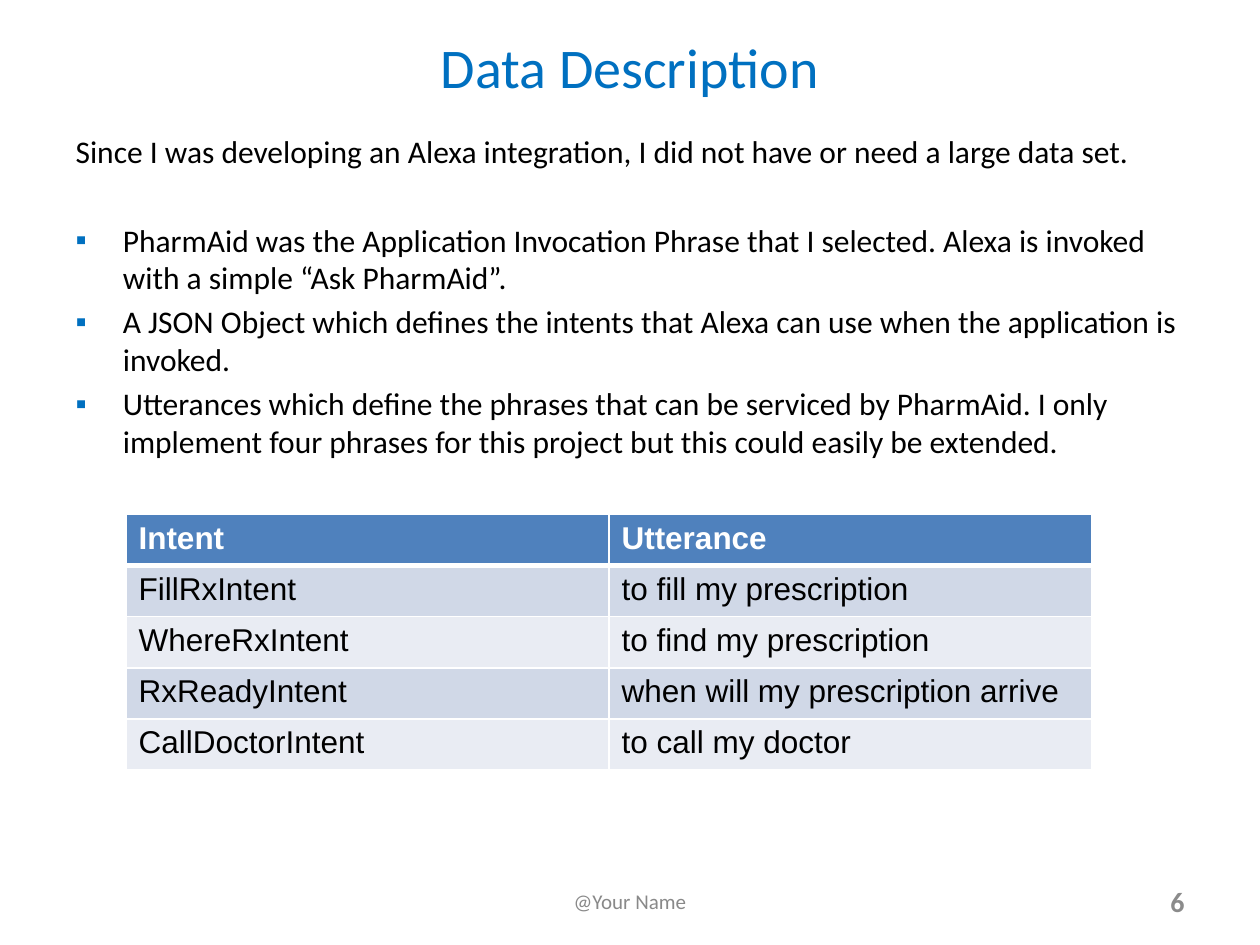
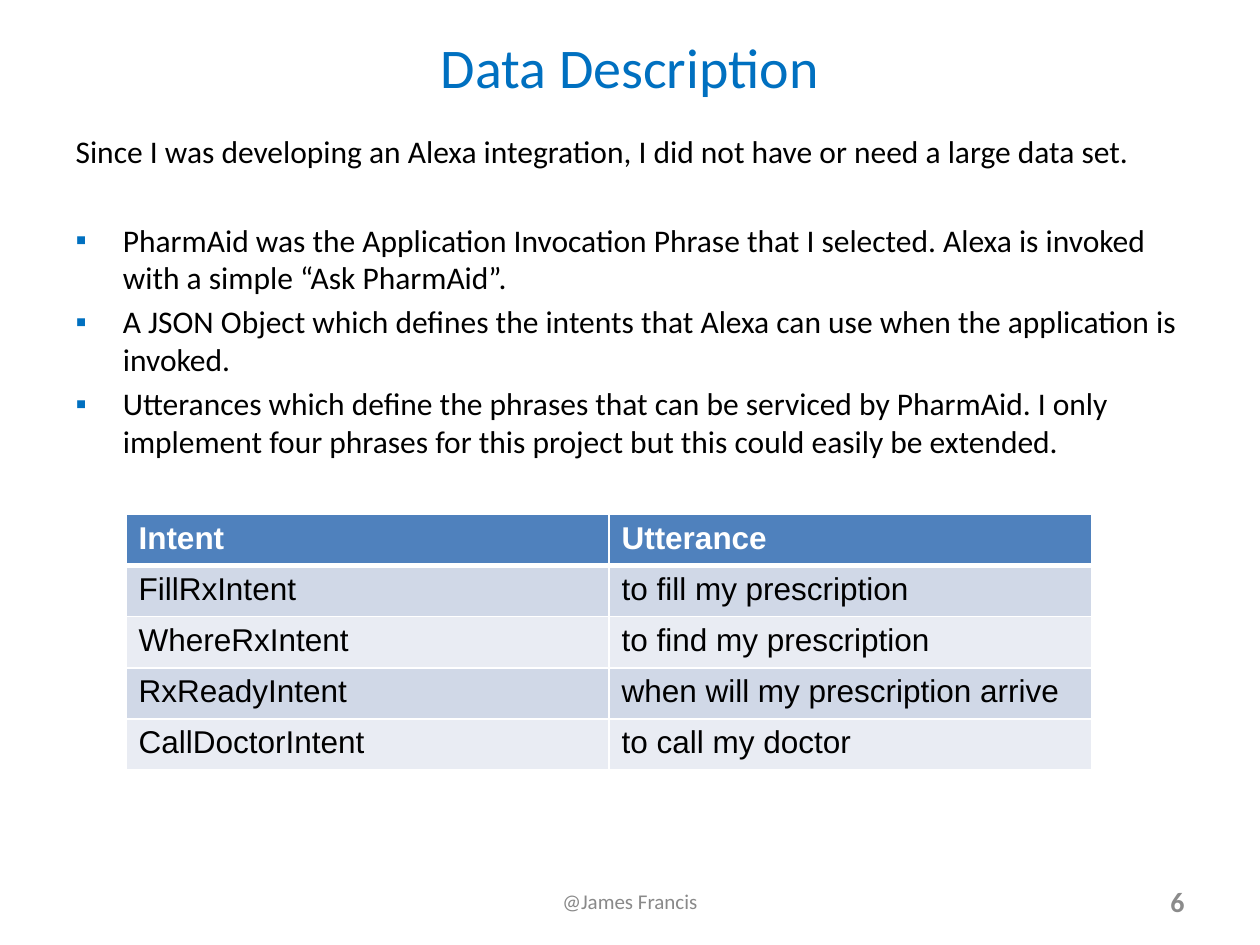
Before and after one commit to james-francis/DeepAzure-FinalProject, a slide deck: slide 6 of Alexa_JamesFrancis_Presentation.pptx. Drawn at 1260x945 pixels with LibreOffice and Linux fonts; fonts in the diff are those of the drawing. Boxes give left, top, right and bottom in pixels: in the first picture for what was removed or moved away, otherwise in the second. Text is boxed around its words. In the diff, an @@ line names an element or a change of style, - is before the commit and + after.

```diff
--- a/Alexa_JamesFrancis_Presentation.pptx
+++ b/Alexa_JamesFrancis_Presentation.pptx
@@ text at <box>562,894,697,912</box>: text changed @@
-@Your Name
+@James Francis
```
Also in this commit, not shown: 2 other slides changed, 14 slides added, 1 other file.
